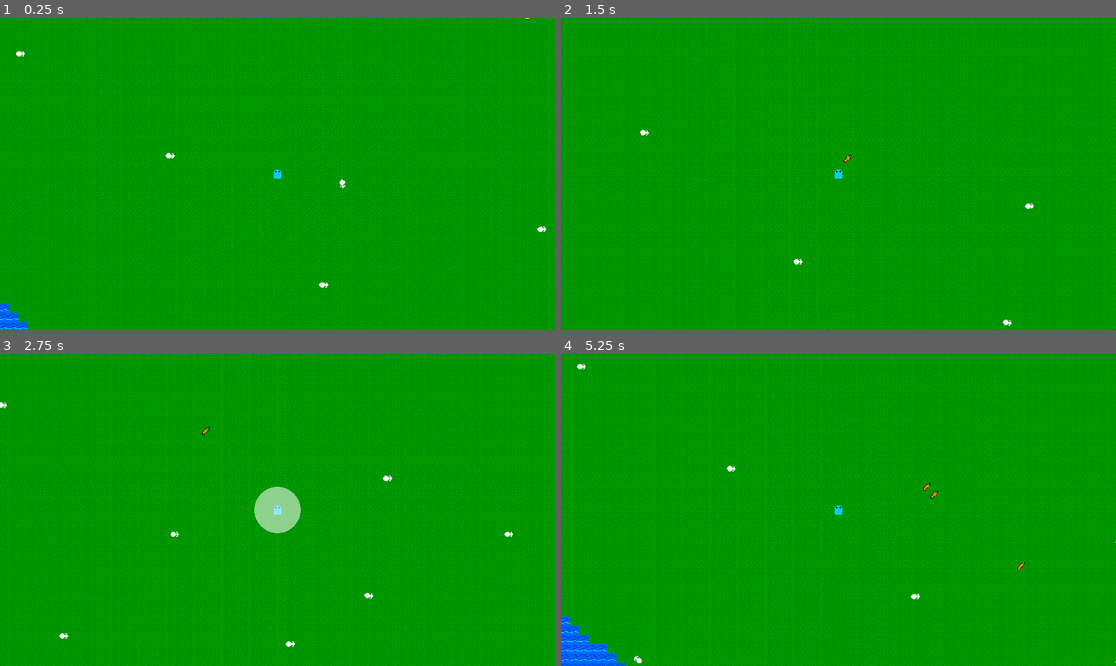
Above: before the commit, frames 1-4 (two rows, left to right).
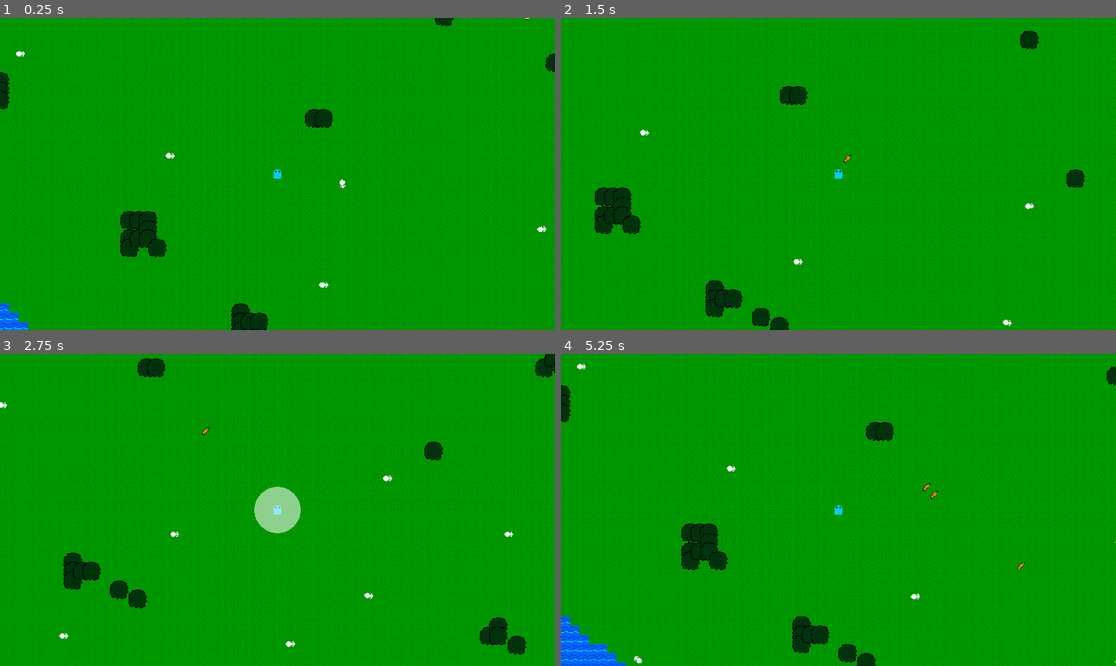
Above: after the commit, the same moments.

Repository: Kyhel/lost-in-pixels
Game: Godot game, scene res://scenes/game.tscn
The game is run twice, just before and just after one commit, with the same random seed, the same clock (stepped at 60 frames per second) and the same inputs.
Inputs:
- Up to frame 1 (0.25 s): no input
- Up to frame 2 (1.5 s): hold Right (ui_right) 0.53-1.28 s; hold F (attack) 0.53-1.28 s; hold Down (ui_down) from 1.28 s (still down); tap Q (spawn_carrot) at 1.35 s
- Up to frame 3 (2.75 s): release Down (ui_down) at 2.03 s; hold Right (ui_right) from 2.03 s (still down); hold F (attack) from 2.03 s (still down)
- Up to frame 4 (5.25 s): release Right (ui_right) at 2.78 s; release F (attack) at 2.78 s; hold Up (ui_up) 2.78-3.53 s; tap Q (spawn_carrot) at 2.85, 4.35 s; hold F (attack) 3.53-4.28 s; hold Left (ui_left) 3.53-5.03 s; hold Down (ui_down) from 5.03 s (still down); hold F (attack) from 5.03 s (still down)

The runs differ from the first frame. In frame 1, 2.0% of the frame differs, in the area x 0-100%, y 0-100%; in frame 2, 2.4%, in the area x 6-95%, y 4-100%; in frame 3, 2.1%; in frame 4, 2.3%.

Commit message:
Add trees

Diff:
--- a/ai/sensors/food_sensor.gd
+++ b/ai/sensors/food_sensor.gd
@@ -22,7 +22,6 @@
 		if not _can_eat(world_item.item_data):
 			continue
 		foods.append(world_item)
-		print("Food found: ", world_item.global_position)
 
 	creature.blackboard.set_value(Blackboard.KEY_FOOD, foods)
 
--- a/scenes/game.tscn
+++ b/scenes/game.tscn
@@ -8,7 +8,6 @@
 [ext_resource type="Texture2D" uid="uid://dtf5cww62bsgu" path="res://assets/Player.PNG" id="4_iywne"]
 [ext_resource type="Script" uid="uid://bdvwgquo0u5is" path="res://systems/system_manager.gd" id="4_p57ef"]
 [ext_resource type="Resource" uid="uid://btixqbnannlan" path="res://data/weapons/basic_sword.tres" id="6_0tnpc"]
-[ext_resource type="Script" uid="uid://otxlxrmoyt70" path="res://systems/entities_manager.gd" id="6_p57ef"]
 
 [sub_resource type="ShaderMaterial" id="ShaderMaterial_gee14"]
 shader = ExtResource("3_u5sy4")
@@ -75,6 +74,3 @@
 
 [node name="SystemManager" type="Node" parent="Systems" unique_id=2134014044]
 script = ExtResource("4_p57ef")
-
-[node name="EntitiesManager" type="Node" parent="Systems" unique_id=994889397]
-script = ExtResource("6_p57ef")
--- a/systems/objects_manager.gd
+++ b/systems/objects_manager.gd
@@ -1,9 +1,12 @@
 extends Node
 
+var occlusion_mask_viewport: SubViewport
+
 var chunk_items: Dictionary[Vector2i, Array] = {}
+var chunk_trees: Dictionary[Vector2i, Array] = {}
 
 var world_item_scene := preload("res://entities/world_item.tscn")
-
+var tree_scene := preload("res://world/nature/tree_1.tscn")
 
 func spawn_item_in_chunk(chunk: Vector2i, item_data, world_pos: Vector2, quantity: int = 1):
 	var item = world_item_scene.instantiate()
@@ -19,6 +22,20 @@
 	chunk_items[chunk].append(item)
 	return item
 
+func spawn_tree(chunk: Vector2i, tile_position:Vector2i) -> void:
+	var tree := tree_scene.instantiate()
+
+	tree.global_position = Vector2(
+		tile_position.x * ChunkManager.TILE_SIZE,
+		tile_position.y * ChunkManager.TILE_SIZE
+	)
+
+	add_child(tree)
+
+	if !chunk_trees.has(chunk):
+		chunk_trees[chunk] = []
+
+	chunk_trees[chunk].append(tree)
 
 func on_chunk_unloaded(chunk: Vector2i) -> void:
 	if !chunk_items.has(chunk):
--- a/world/chunk.gd
+++ b/world/chunk.gd
@@ -1,23 +1,24 @@
 extends Node2D
 
 const CHUNK_SIZE = ChunkManager.CHUNK_SIZE
+const CHUNK_AREA = CHUNK_SIZE * CHUNK_SIZE
 const FOG_TILE = 0
 
 var fog_grid = [] # tableau 2D CHUNK_SIZE x CHUNK_SIZE
 
-var tile_types = []
+var tile_types: Array[WorldGenerator.TileType] = []
 
-@onready var tilemap = $Terrain
-@onready var fog = $Fog
+@onready var tilemap : TileMapLayer = $Terrain
+@onready var fog : TileMapLayer = $Fog
 
 func _ready() -> void:
-	tile_types.resize(CHUNK_SIZE);
-	for x in range(CHUNK_SIZE):
-		tile_types[x] = []
-		tile_types[x].resize(CHUNK_SIZE);
+	tile_types.resize(CHUNK_AREA);
 
-func set_tile_type(x:int, y:int, type):
-	tile_types[x][y] = type
+func set_tile_type(x:int, y:int, type: WorldGenerator.TileType) -> void:
+	tile_types[x * CHUNK_SIZE + y] = type
+
+func get_tile_type(x:int, y:int) -> WorldGenerator.TileType:
+	return tile_types[x * CHUNK_SIZE + y]
 
 func set_tile(x:int, y:int, tile:Vector2i):
 
--- a/world/chunk_manager.gd
+++ b/world/chunk_manager.gd
@@ -13,6 +13,7 @@
 
 var chunk_scene = preload("res://world/chunk.tscn")
 var generator = preload("res://world/world_generator.gd").new()
+var tree_generator := TreeGenerator.new(generator.terrain_noise.seed)
 var fog_memory: Dictionary[Vector2i, Array] = {}
 
 func load_chunk(chunk_x, chunk_y):
@@ -50,12 +51,15 @@
 			var world_y = chunk_y * CHUNK_SIZE + y
 
 			var tile_type = generator.get_tile_type(world_x, world_y)
-			var def = generator.TILE_DEFS[tile_type]
 
-			chunk.set_tile(x,y,def["atlas"])
-			chunk.set_tile_type(x, y, def)
+			chunk.set_tile(x,y,generator.TILE_DEFS[tile_type]["atlas"])
+			chunk.set_tile_type(x, y, tile_type)
 
-	# Optionally spawn a few world items in this chunk.
+	_spawn_world_items(chunk_x, chunk_y)
+	tree_generator.generate_trees_for_chunk(Vector2i(chunk_x, chunk_y), CHUNK_SIZE, generator, ObjectsManager)
+
+func _spawn_world_items(chunk_x: int, chunk_y: int):
+
 	var rng := RandomNumberGenerator.new()
 	rng.seed = get_chunk_seed(chunk_x, chunk_y) + 12345
 
@@ -138,7 +142,7 @@
 	# 3) local tile coordinates inside the chunk
 	var local := get_tile_coords_relative_to_chunk(world_tile_coords)
 	# 4) return the stored def (atlas, walk_speed, walkable, …)
-	return chunk.tile_types[local.x][local.y]
+	return generator.TILE_DEFS[chunk.get_tile_type(local.x, local.y)]
 
 func reveal_tile(world_x, world_y):
 
--- /dev/null
+++ b/world/nature/occluder.gdshader
@@ -0,0 +1,21 @@
+shader_type canvas_item;
+
+uniform sampler2D occlusion_mask;
+uniform float fade_strength = 1.0;
+
+void fragment()
+{
+	// Get pixel position in screen coordinates
+	vec2 screen_uv = FRAGCOORD.xy / vec2(SCREEN_PIXEL_SIZE.x, SCREEN_PIXEL_SIZE.y);
+
+	// Sample mask texture
+	vec4 mask_sample = texture(occlusion_mask, screen_uv);
+
+	// Sample sprite texture
+	vec4 tex = texture(TEXTURE, UV);
+
+	// Multiply alpha by mask
+	tex.a *= 1.0 - mask_sample.r * fade_strength;
+
+	COLOR = tex;
+}
--- /dev/null
+++ b/world/nature/tree_1.gd
@@ -0,0 +1,26 @@
+extends Node2D
+
+@onready var foliage := $Foliage
+@onready var area := $Area2D
+
+var player_inside := false
+var player
+
+func _ready():
+	player = get_tree().get_first_node_in_group("player")
+	area.body_entered.connect(_on_body_entered)
+	area.body_exited.connect(_on_body_exited)
+
+func _process(delta):
+	if player_inside and player:
+		foliage.material.set_shader_parameter("player_pos", player.global_position)
+	else:
+		foliage.material.set_shader_parameter("player_pos", Vector2(99999,99999))
+
+func _on_body_entered(body):
+	if body.is_in_group("player"):
+		player_inside = true
+
+func _on_body_exited(body):
+	if body.is_in_group("player"):
+		player_inside = false
--- /dev/null
+++ b/world/nature/tree_1.tscn
@@ -0,0 +1,12 @@
+[gd_scene format=3 uid="uid://bvppki1eganqm"]
+
+[ext_resource type="Texture2D" uid="uid://cu270wwko7jdg" path="res://assets/nature/tree_trunk_1.png" id="1_60lgh"]
+[ext_resource type="Texture2D" uid="uid://mg1udp0cxmj" path="res://assets/nature/tree_foliage_1.png" id="2_dfk1a"]
+
+[node name="Tree1" type="Node2D" unique_id=1438693898]
+
+[node name="Trunk" type="Sprite2D" parent="." unique_id=762256068]
+texture = ExtResource("1_60lgh")
+
+[node name="Foliage" type="Sprite2D" parent="." unique_id=1153816047]
+texture = ExtResource("2_dfk1a")
--- /dev/null
+++ b/world/nature/tree_generator.gd
@@ -0,0 +1,55 @@
+class_name TreeGenerator
+extends RefCounted
+
+var tree_noise := FastNoiseLite.new()
+var world_seed : int
+
+func _init(p_seed:int) -> void:
+	world_seed = p_seed
+
+	tree_noise.seed = p_seed + 92837
+	tree_noise.frequency = 0.08
+	tree_noise.fractal_octaves = 3
+	tree_noise.fractal_gain = 0.5
+
+func generate_trees_for_chunk(
+	chunk_position:Vector2i,
+	chunk_size:int,
+	biome_generator:WorldGenerator,
+	objects_manager:ObjectsManager
+) -> void:
+
+	for x:int in range(chunk_size):
+		for y:int in range(chunk_size):
+
+			var global_x:int = chunk_position.x * chunk_size + x
+			var global_y:int = chunk_position.y * chunk_size + y
+
+			if should_spawn_tree(global_x, global_y, biome_generator):
+				objects_manager.spawn_tree(chunk_position, Vector2i(global_x, global_y))
+
+func should_spawn_tree(
+	x:int,
+	y:int,
+	biome_generator:WorldGenerator
+) -> bool:
+
+	var biome:WorldGenerator.Biome = biome_generator.get_biome(x, y)
+
+	if biome != WorldGenerator.Biome.FOREST and biome != WorldGenerator.Biome.PLAINS:
+		return false
+
+	var n:float = tree_noise.get_noise_2d(x, y)
+
+	if n < 0.55:
+		return false
+
+	if _tile_random(x, y) < 0.35:
+		return false
+
+	return true
+
+func _tile_random(x:int, y:int) -> float:
+	var rng := RandomNumberGenerator.new()
+	rng.seed = hash(Vector2i(x, y)) + world_seed
+	return rng.randf()
--- a/world/world_generator.gd
+++ b/world/world_generator.gd
@@ -1,4 +1,5 @@
 extends Node
+class_name WorldGenerator
 
 enum TileType {
 	WATER,
@@ -30,6 +31,12 @@
 	},
 }
 
+enum Biome {
+	FOREST,
+	PLAINS,
+	DESERT
+}
+
 var terrain_noise = FastNoiseLite.new()
 var biome_noise = FastNoiseLite.new()
 
@@ -42,32 +49,32 @@
 	biome_noise.frequency = terrain_noise.frequency / 3
 	biome_noise.seed = terrain_noise.seed + 1000
 
-func get_tile_type(world_x, world_y) -> TileType:
+func get_tile_type(world_x: int, world_y: int) -> TileType:
 
-	var height = terrain_noise.get_noise_2d(world_x, world_y)
-	var biome = get_biome(world_x, world_y)
+	var height := terrain_noise.get_noise_2d(world_x, world_y)
+	var biome := get_biome(world_x, world_y)
 
 	if height < -0.2:
 		return TileType.WATER
 
-	if biome == "desert":
+	if biome == Biome.DESERT:
 		return TileType.SAND
 
-	if biome == "forest":
+	if biome == Biome.FOREST:
 		return TileType.DARK_GRASS
 
 	return TileType.GRASS
 
-func get_biome(x, y):
+func get_biome(x: int, y: int) -> Biome:
 
 	var b = biome_noise.get_noise_2d(x, y)
 
 	if b < -0.3:
-		return "desert"
+		return Biome.DESERT
 	elif b < 0.3:
-		return "plains"
+		return Biome.PLAINS
 	else:
-		return "forest"
+		return Biome.FOREST
 
 func get_walk_speed(tile_type: int) -> float:
 	return TILE_DEFS[tile_type]["walk_speed"]
Binary file added: assets/PlayerMaskCircle.png
Not shown, added: assets/PlayerMaskCircle.png.import
Binary file added: assets/nature/tree_foliage_1.png
Not shown, added: assets/nature/tree_foliage_1.png.import
Binary file added: assets/nature/tree_trunk_1.png
Not shown, added: assets/nature/tree_trunk_1.png.import
Not shown, added: world/nature/occluder.gdshader.uid
Not shown, added: world/nature/tree_1.gd.uid
Not shown, added: world/nature/tree_generator.gd.uid
